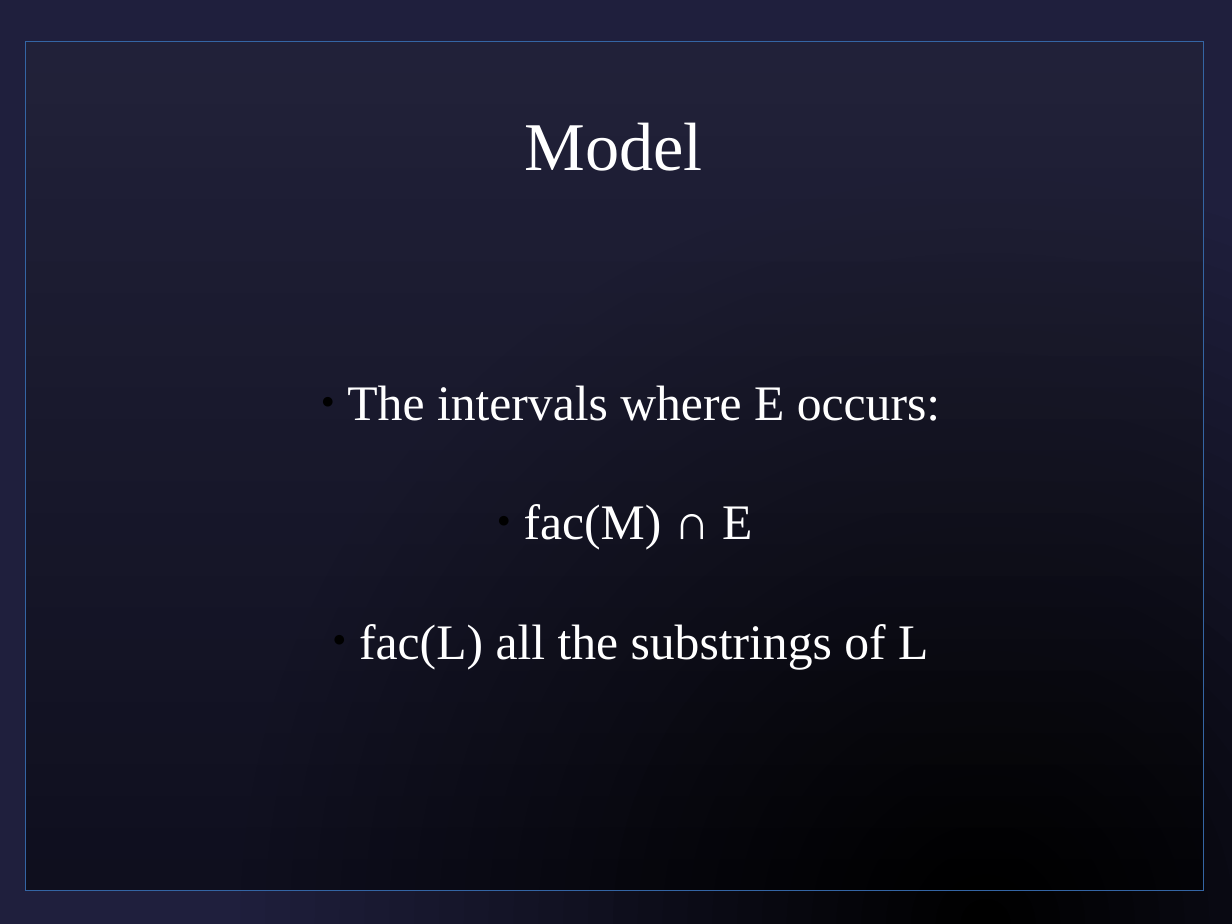
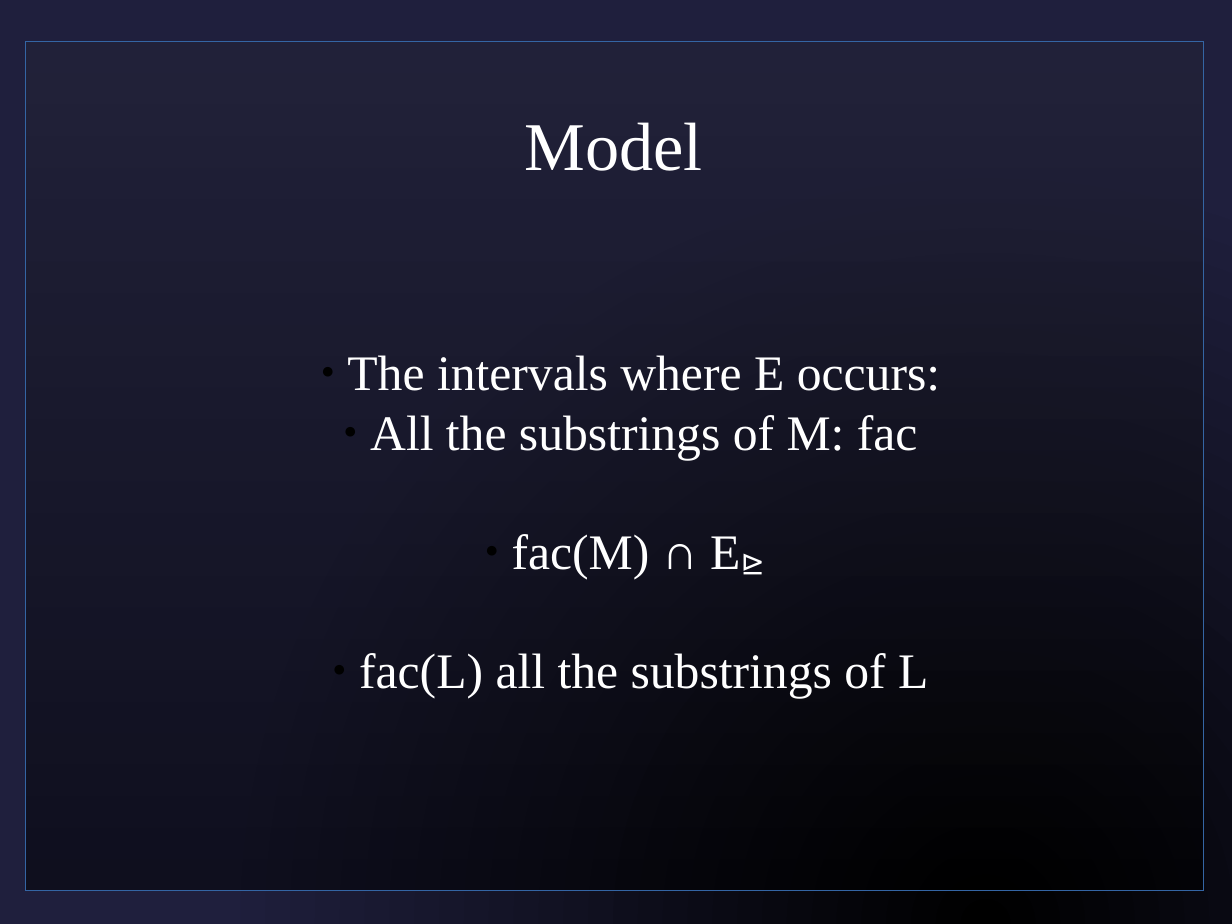
Before and after one commit to sjf/eventlogic, a slide deck: slide 22 of pres1.odp (slide 28 before the commit). Drawn at 1232x924 pixels with LibreOffice and Linux fonts; fonts in the diff are those of the drawing; background and template pictures are left out. Boxes give left, top, right and bottom in pixels: in the first picture for what was removed or moved away, otherwise in the second. Text is boxed around its words. In the diff, an @@ line names an element or a change of style, - is before the commit and + after.

```diff
--- a/pres1.odp
+++ b/pres1.odp
@@ subtitle at (x1=370, y1=415, x2=918, y2=579): text changed @@
-  ● fac(M) ∩ E
+  ● All the substrings of M: fac
+  ● fac(M) ∩ E⊵
```
Also in this commit, not shown: 11 other slides changed, 6 slides removed.
